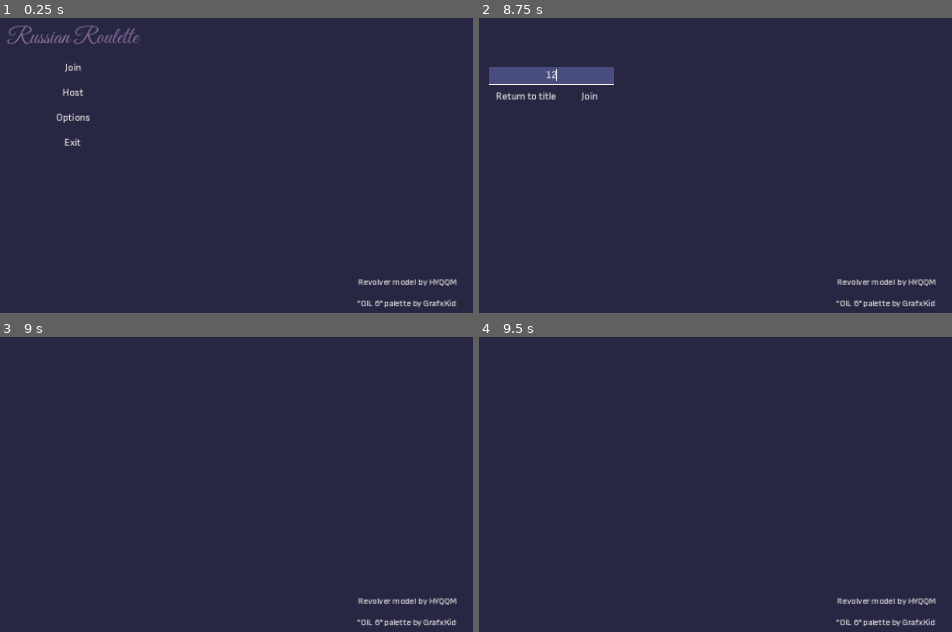
Above: before the commit, frames 1-4 (two rows, left to right).
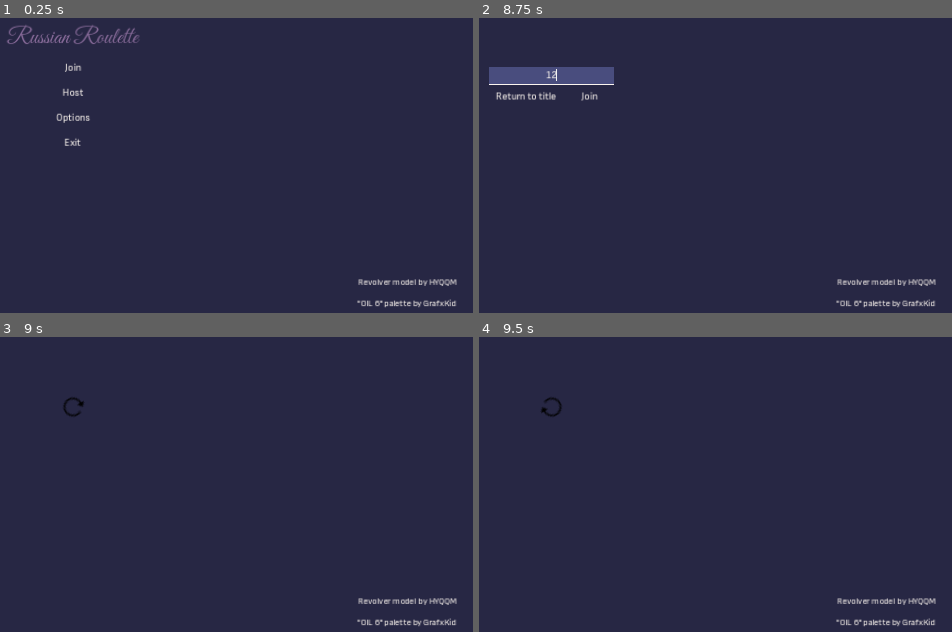
Above: after the commit, the same moments.

Repository: Divanchik/roulette-demo
Game: Godot game, scene res://scenes/main_menu/main_menu.tscn
Two runs of this game, one before a commit and one after it. Both use one fixed random seed, a clock stepped at 60 frames per second and the inputs below.
Inputs (mouse positions are in pixels of both pictures, inside the frame that each line leads up to):
- Up to frame 1 (0.25 s): no input
- Up to frame 2 (8.75 s): click "Revolver model by HYQQM" at 0.5 s; click "'OIL 6' palette by GrafxKid" at 1.25 s; click "Revolver model by HYQQM" at 2 s; click "'OIL 6' palette by GrafxKid" at 2.75 s; click "Revolver model by HYQQM" at 3.5 s; click "'OIL 6' palette by GrafxKid" at 4.25 s; click "Host" at 5 s; click (549, 77) at 5.77 s; type "12" at 5.85 s; click "Return to title" at 6.5 s; click "Join" at 7.25 s; click (549, 77) at 8.02 s; type "12" at 8.1 s
- Up to frame 3 (9 s): click "Join" at 8.75 s
- Up to frame 4 (9.5 s): no input

Frames 1-2 are identical in both runs. In frame 3, less than 0.1% of the frame differs, in the area x 13-18%, y 20-28%; in frame 4, less than 0.1%.
Error before the commit: Attempt to call function 'get_start' in base 'null instance' on a null instance. (res://scenes/main_menu/main_menu.gd:25)

Commit message:
networking update

Diff:
--- a/network/client.gd
+++ b/network/client.gd
@@ -3,6 +3,7 @@
 const SEND_DELAY = 0.2
 signal game_start
 signal game_stop
+signal leave_game
 signal my_turn(cylinder)
 signal got_players(players)
 
@@ -37,18 +38,18 @@
 		got_players.emit(message["players"])
 	elif message["command"] == "winner":
 		say("Лежать плюс сосать!")
+	#elif message["command"] == "leave":
+		#leave_game.emit()
 
 func is_open():
 	return ws.get_ready_state() == WebSocketPeer.STATE_OPEN
 
-func join(url: String) -> bool:
+func join(url: String):
 	ws = WebSocketPeer.new()
 	var err = ws.connect_to_url(url)
-	if err != OK:
-		return false
-	else:
+	if err == OK:
 		log_closed = true
-		return true
+	return err
 
 func leave():
 	ws.close()
--- a/network/server.gd
+++ b/network/server.gd
@@ -8,8 +8,10 @@
 var started = false
 var turn = 0
 
+
 func say(s: String):
 	print_rich("[color=cyan]" + s + "[/color]")
+
 
 ## Start server
 func start(port: int, address: String = "127.0.0.1"):
@@ -18,9 +20,11 @@
 		return serv.listen(port) == OK
 	return serv.listen(port, address) == OK
 
+
 ## Check server
 func is_running():
 	return serv.is_listening()
+
 
 ## Stop server
 func stop():
@@ -31,6 +35,7 @@
 	players.clear()
 	serv.stop()
 
+
 ## Check if all players are ready
 func all_ready():
 	if players.size() < 2:
@@ -39,6 +44,7 @@
 		if player.ready == false:
 			return false
 	return true
+
 
 # Init game variables and broadcast
 func game_start():
@@ -58,7 +64,7 @@
 			"cylinder": cylinder
 		}
 	)
-	#broadcast({"command": "turn", "id": players.keys()[turn], "cylinder": cylinder})
+
 
 ## Clear game variables and broadcast
 func game_stop():
@@ -67,10 +73,12 @@
 		player.ready = false
 	broadcast({"command": "stop"})
 
+
 ## Advance turn and get next player id
 func next() -> int:
 	turn = 0 if turn + 1 >= players.size() else turn + 1
 	return players.keys()[turn]
+
 
 func last_alive():
 	var res_id = -1
@@ -81,6 +89,7 @@
 			count += 1
 	say("not yet" if res_id < 0 else "%d is the last player alive" % res_id)
 	return res_id if count == 1 else -1
+
 
 func _process(_delta: float) -> void:
 	# accept new connections
@@ -96,7 +105,14 @@
 				handle_message(id, ws.get_var())
 		elif state == WebSocketPeer.STATE_CLOSED:
 			players.erase(id)
-			broadcast({"command": "players", "players": players.keys()})
+			if players.size() < 2 and started:
+				game_stop()
+				say("Not enough players to continue")
+			elif players.size() == 0:
+				game_stop()
+				stop()
+			else:
+				broadcast({"command": "players", "players": players.keys()})
 			say("< %d" % id)
 
 
@@ -113,14 +129,17 @@
 			broadcast({"command": "players", "players": players.keys()})
 			say("> %d" % id)
 
+
 ## Send message to a player
 func send(ws: WebSocketPeer, command: Dictionary):
 	ws.put_var(command)
 	await get_tree().create_timer(SEND_DELAY).timeout
 
+
 func sendi(id: int, command: Dictionary):
 	players[id].ws.put_var(command)
 	await get_tree().create_timer(SEND_DELAY).timeout
+
 
 ## Send message to all players
 func broadcast(command: Dictionary):
--- a/scenes/game/game.gd
+++ b/scenes/game/game.gd
@@ -8,12 +8,14 @@
 const MAIN = preload("res://components/main.theme")
 @onready var anim = $ColtPython/AnimationPlayer
 
+
 func _ready() -> void:
 	cylinder.shuffle()
 	Client.game_start.connect(on_game_start)
 	Client.game_stop.connect(on_game_stop)
 	Client.my_turn.connect(on_my_turn)
 	Client.got_players.connect(on_got_players)
+	#Client.leave_game.connect(_on_disconnect_button_pressed)
 	Client.send({"command": "players"})
 
 
@@ -31,9 +33,11 @@
 	debug.put("Game started!")
 	$Hub.hide()
 
+
 func on_game_stop():
 	debug.put("Game ended!")
 	$Hub.show()
+
 
 func on_got_players(players: Array):
 	for ch in players_container.get_children():
@@ -50,7 +54,6 @@
 	debug.put("My turn: " + str(last_cylinder))
 	await get_tree().create_timer(0.5).timeout
 	$StatusLabel.text = "My turn"
-	#$Sounds/CockSound.play()
 	anim.play("cock")
 	cylinder.clear()
 	cylinder.append_array(last_cylinder)
@@ -62,8 +65,8 @@
 func _on_shuffle_button_pressed() -> void:
 	$HBoxContainer/ShuffleButton.disabled = true
 	cylinder.shuffle()
-	#$Sounds/ShuffleSound.play()
 	anim.play("shuffle")
+
 
 func _on_trigger_button_pressed() -> void:
 	$HBoxContainer/ShuffleButton.disabled = true
--- a/scenes/main_menu/main_menu.gd
+++ b/scenes/main_menu/main_menu.gd
@@ -1,5 +1,12 @@
 extends CanvasLayer
 var addr_temp = RegEx.create_from_string(r"localhost:\d{4,5}|\d{,3}\.\d{,3}\.\d{,3}\.\d{,3}:\d{4,5}")
+
+
+func alert(title: String, text: String):
+	$AcceptDialog.title = title
+	$AcceptDialog.dialog_text = text
+	$AcceptDialog.show()
+
 
 func _on_join_button_pressed() -> void:
 	$TitleContainer.hide()
@@ -19,31 +26,33 @@
 	get_tree().quit()
 
 
+func join_url(url: String):
+	var err = Client.join(url)
+	$AnimationPlayer.play("loading")
+	await $AnimationPlayer.animation_finished
+	if err == OK and Client.is_open():
+		get_tree().change_scene_to_file("res://scenes/game/game.tscn")
+	elif err == ERR_CANT_CONNECT:
+		alert("Ошибка", "Не удалось подключиться к игре")
+	elif err == ERR_CONNECTION_ERROR:
+		alert("Ошибка", "Ошибка подключения")
+	elif err == ERR_CANT_RESOLVE or err == OK:
+		alert("Ошибка", "Неверный адрес подключения")
+	else:
+		alert("Ошибка", "Номер ошибки: %d" % err)
+
+
 func _on_join_address_button_pressed() -> void:
 	$JoinContainer.hide()
-	var tmp = addr_temp.search($JoinContainer/JoinAddress.text)
-	if tmp.get_start() < 0:
-		$AcceptDialog.dialog_text = "Неверный адрес"
-		$AcceptDialog.show()
-		$TitleContainer.show()
-		return
-	var success = Client.join($JoinContainer/JoinAddress.text)
-	$AnimationPlayer.play("loading")
-	await $AnimationPlayer.animation_finished
-	if success and Client.is_open():
-		get_tree().change_scene_to_file("res://scenes/game/game.tscn")
-	else:
-		$AcceptDialog.dialog_text = "Не удалось подключиться к игре"
-		$AcceptDialog.show()
-		$TitleContainer.show()
+	await join_url($JoinContainer/JoinAddress.text)
+	$TitleContainer.show()
 
 
 func _on_host_address_button_pressed() -> void:
 	$HostContainer.hide()
 	var tmp = addr_temp.search($HostContainer/HostAddress.text)
 	if tmp.get_start() < 0:
-		$AcceptDialog.dialog_text = "Неверный адрес"
-		$AcceptDialog.show()
+		alert("Ошибка", "Неверный адрес!")
 		$TitleContainer.show()
 		return
 	var addr = $HostContainer/HostAddress.text.split(":")
@@ -52,15 +61,8 @@
 		$AcceptDialog.show()
 		$TitleContainer.show()
 		return
-	var success = Client.join($HostContainer/HostAddress.text)
-	$AnimationPlayer.play("loading")
-	await $AnimationPlayer.animation_finished
-	if success and Client.is_open():
-		get_tree().change_scene_to_file("res://scenes/game/game.tscn")
-	else:
-		$AcceptDialog.dialog_text = "Не удалось подключиться к игре"
-		$AcceptDialog.show()
-		$TitleContainer.show()
+	await join_url($HostContainer/HostAddress.text)
+	$TitleContainer.show()
 
 
 func _on_return_button_pressed() -> void:
--- a/scenes/main_menu/main_menu.tscn
+++ b/scenes/main_menu/main_menu.tscn
@@ -197,7 +197,6 @@
 text = "HOST"
 
 [node name="AcceptDialog" type="AcceptDialog" parent="."]
-title = "Ошибка"
 initial_position = 1
 size = Vector2i(300, 200)
 
